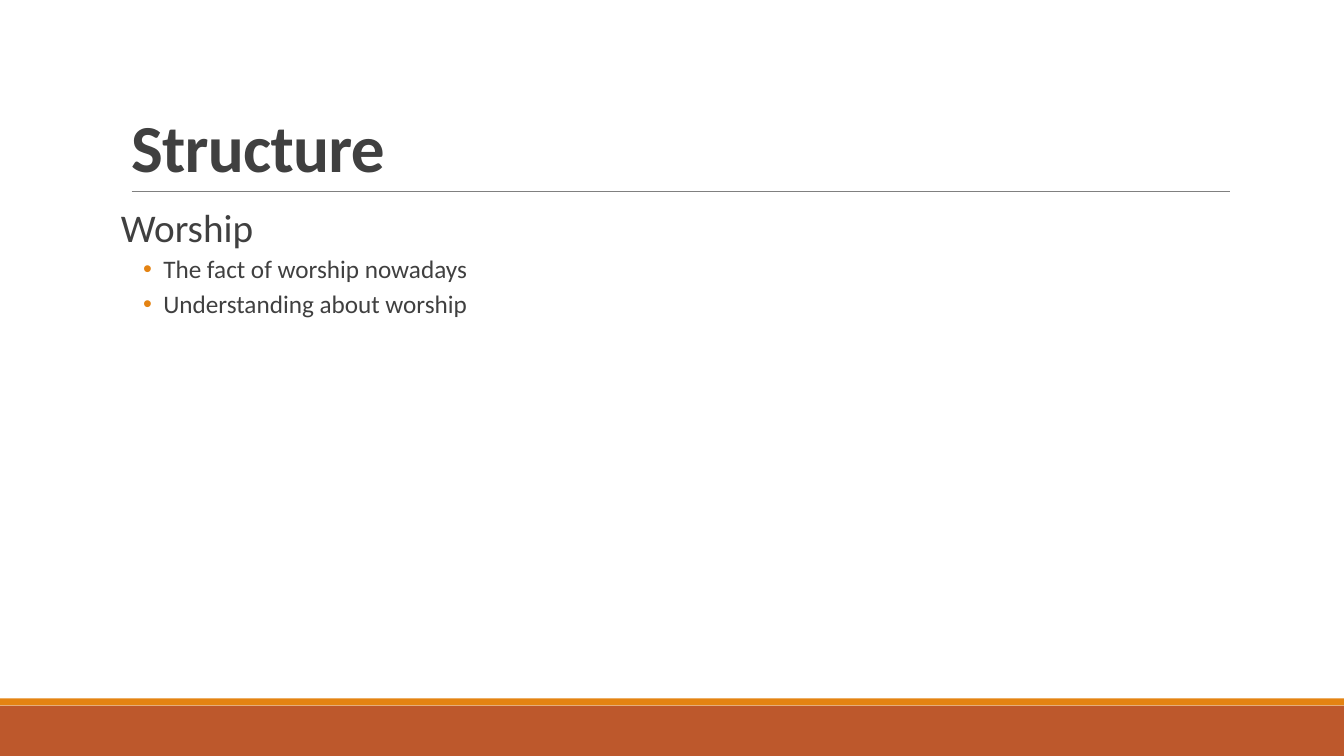
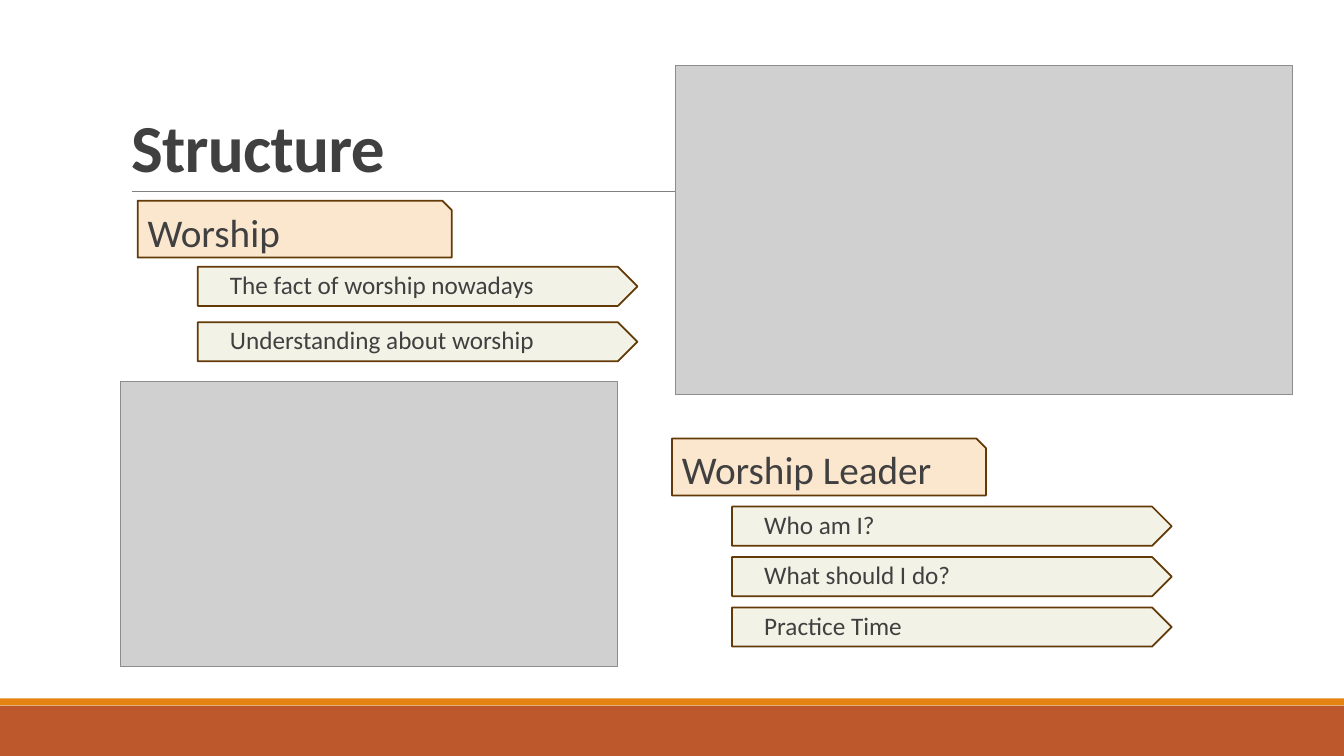
Before and after one commit to PhanNgocTrieu/SWPCT, a slide deck: slide 2 of Worship_Ref.pptx. Drawn at 1344x756 pixels with LibreOffice and Linux fonts; fonts in the diff are those of the drawing; grey boxes stand for pictures. Boxes give left, top, right and bottom in pixels: in the first picture for what was removed or moved away, otherwise in the second. Text is boxed around its words. In the diff, an @@ line names an element or a change of style, - is before the commit and + after.

Commit message:
updated

```diff
--- a/Worship_Ref.pptx
+++ b/Worship_Ref.pptx
@@ picture added at (676, 66, 1293, 395) @@
@@ snip rect added at (138, 201, 452, 257), fill #FBE6CE, outline #643908 1.25 pt, 28 pt, text #404040 @@
+Worship
@@ text removed at (121, 214, 467, 318) @@
-Worship
-  • The fact of worship nowadays
-  • Understanding about worship
@@ pentagon arrow added at (198, 267, 637, 307), fill #F3F2E6, outline #643908 1.25 pt, 18 pt, text #404040 @@
+  The fact of worship nowadays
@@ pentagon arrow added at (198, 323, 637, 362), fill #F3F2E6, outline #643908 1.25 pt, 18 pt, text #404040 @@
+  Understanding about worship
@@ picture added at (121, 381, 617, 666) @@
@@ group added at (673, 439, 1172, 647): 3 pentagon arrows, 1 snip rect @@
+Worship Leader
+  Who am I?
+  What should I do?
+  Practice Time
```
Also in this commit, not shown: 1 other slide changed.
